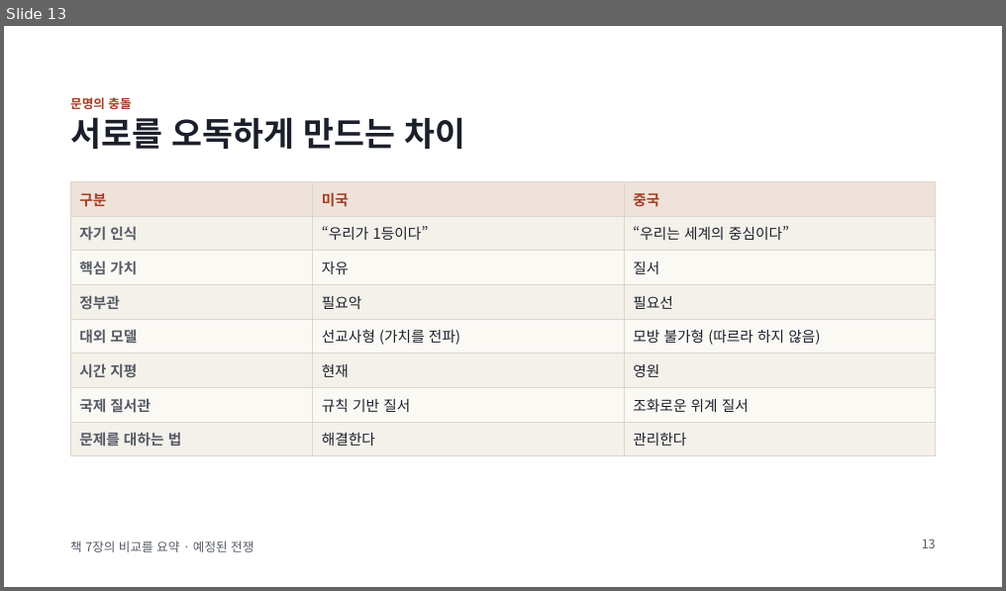
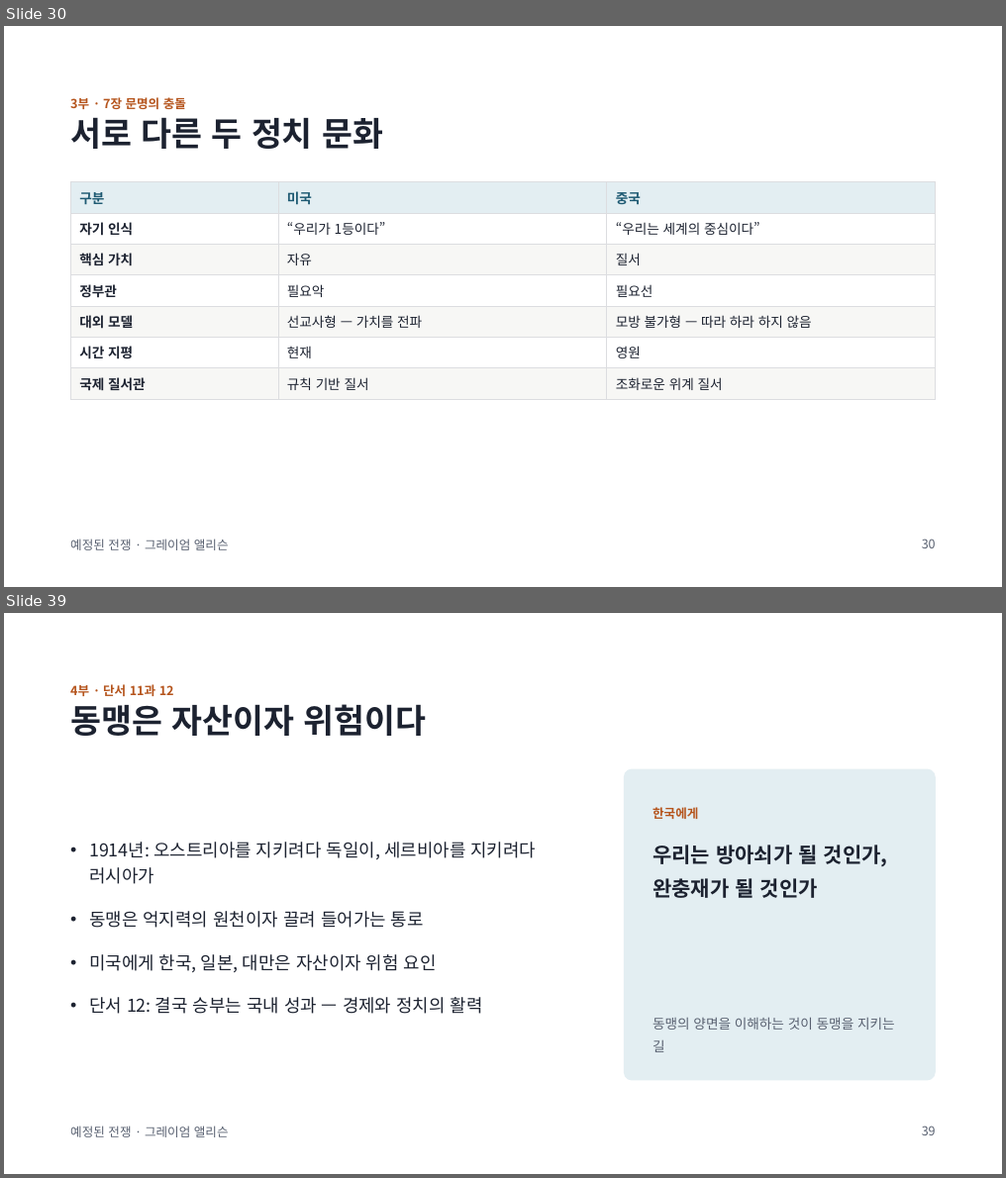
Before and after one commit to hpark1947/Politics, a slide deck: 발표자료/예정된 전쟁.pptx. Shown one above the other, each under a label of ours: slide 13 before the commit, slides 30 and 39 after it; the slides between them are not shown. The pictures are 1006x591 and 1006x1178 pixels, drawn with LibreOffice and Linux fonts; fonts in the diff are those of the drawing. Boxes give left, top, right and bottom in pixels: in the first picture for what was removed or moved away, otherwise in the second. Text is boxed around its words. In the diff, an @@ line names an element or a change of style, - is before the commit and + after.

```diff
--- a/발표자료/예정된 전쟁.pptx
+++ b/발표자료/예정된 전쟁.pptx
@@ slide 39 added at <box>4,613,1002,1174</box>, background #FFFFFF; not listed: 1 template element that a slide beside it also shows @@
@@ text added at <box>70,684,174,696</box>, 12 pt, text #B5541C, bold @@
+4부 · 단서 11과 12
@@ title added at <box>70,704,427,736</box>, 32 pt, text #1C2230, bold @@
+동맹은 자산이자 위험이다
@@ rounded rectangle added at <box>624,768,936,1081</box>, fill #E3EEF2 @@
@@ text added at <box>652,807,698,819</box>, 12 pt, text #B5541C, bold @@
+한국에게
@@ text added at <box>89,842,537,1014</box>, 17 pt, text #1C2230 @@
+• 1914년: 오스트리아를 지키려다 독일이, 세르비아를 지키려다 러시아가
+• 동맹은 억지력의 원천이자 끌려 들어가는 통로
+• 미국에게 한국, 일본, 대만은 자산이자 위험 요인
+• 단서 12: 결국 승부는 국내 성과 — 경제와 정치의 활력
@@ text added at <box>652,845,888,898</box>, 20 pt, text #1C2230, bold @@
+우리는 방아쇠가 될 것인가, 완충재가 될 것인가
@@ text added at <box>652,1017,895,1053</box>, 13 pt, text #586070 @@
+동맹의 양면을 이해하는 것이 동맹을 지키는 길
@@ page number added at <box>922,1126,936,1136</box>, 12 pt, text #586070 @@
+39
@@ what was slide 13 is now slide 30 @@
@@ slide 30 changed as well @@
@@ text at <box>70,97,186,109</box>: text changed; text colour #A63D24 to #B5541C @@
-문명의 충돌
+3부 · 7장 문명의 충돌
@@ title at <box>70,117,383,149</box>: text changed; text colour #1B1F2A to #1C2230 @@
-서로를 오독하게 만드는 차이
+서로 다른 두 정치 문화
@@ table at <box>70,181,936,395</box> @@
-row 5, column 2: 선교사형 (가치를 전파)
+row 5, column 2: 선교사형 — 가치를 전파
-row 5, column 3: 모방 불가형 (따르라 하지 않음)
+row 5, column 3: 모방 불가형 — 따라 하라 하지 않음
-row 8: 문제를 대하는 법 | 해결한다 | 관리한다
@@ text removed at <box>70,541,253,553</box> @@
-책 7장의 비교를 요약 · 예정된 전쟁
@@ text added at <box>70,539,229,551</box>, 12 pt, text #586070 @@
+예정된 전쟁 · 그레이엄 앨리슨
@@ page number at <box>922,539,936,549</box>: text changed; text colour #555A66 to #586070 @@
-13
+30
```
Also in this commit, not shown: 16 other slides changed, 34 other slides added, 3 slides removed.
